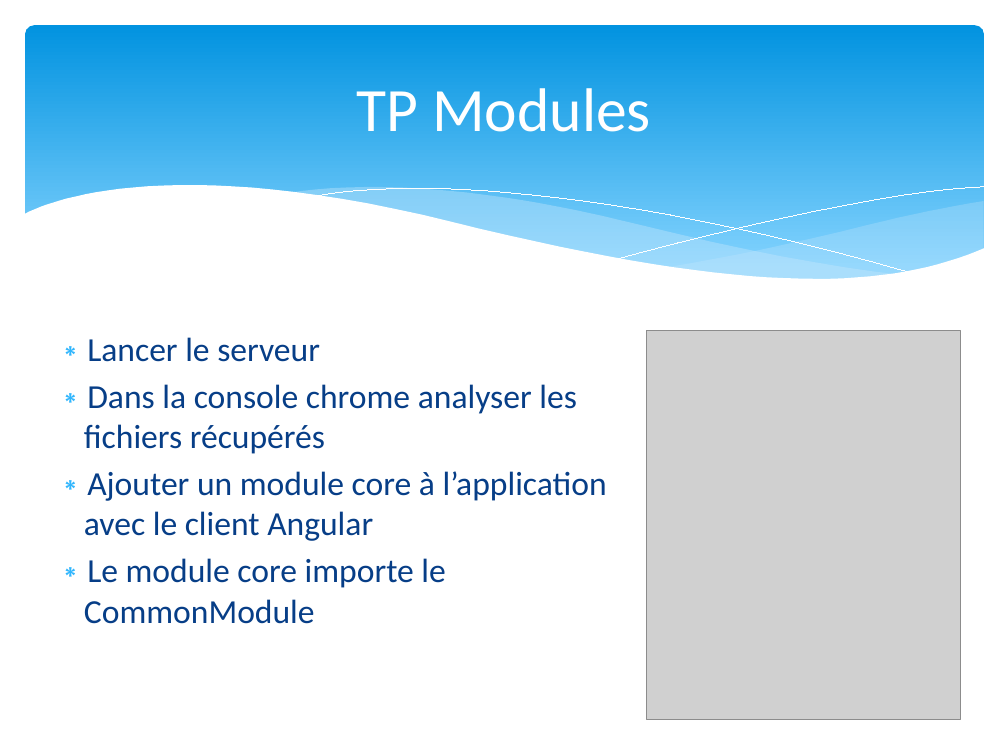
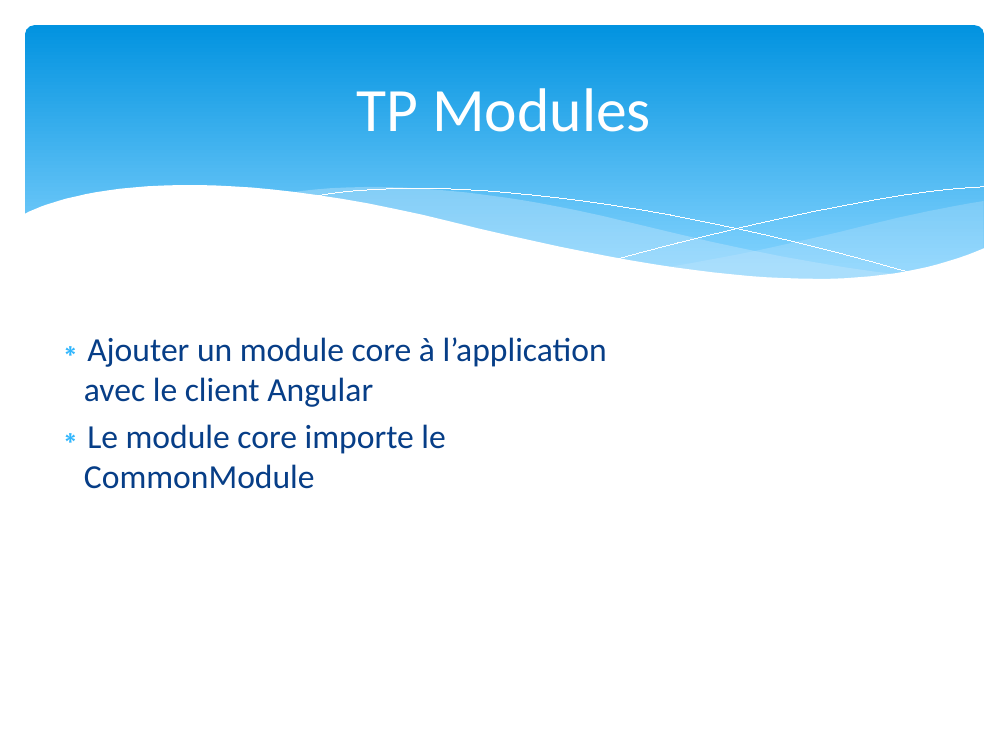
Before and after one commit to dalabord/ng-formation, a slide deck: slide 11 of formation_Angular.pptx. Drawn at 1008x756 pixels with LibreOffice and Linux fonts; fonts in the diff are those of the drawing; grey boxes stand for pictures. Boxes give left, top, right and bottom in pixels: in the first picture for what was removed or moved away, otherwise in the second. Text is boxed around its words. In the diff, an @@ line names an element or a change of style, - is before the commit and + after.

```diff
--- a/formation_Angular.pptx
+++ b/formation_Angular.pptx
@@ text at [84,337,577,454]: paragraphs removed @@
-∗ Lancer le serveur
-∗ Dans la console chrome analyser les fichiers récupérés
@@ picture removed at [647,331,961,720] @@
```
Also in this commit, not shown: 2 other slides changed, 5 other files.
